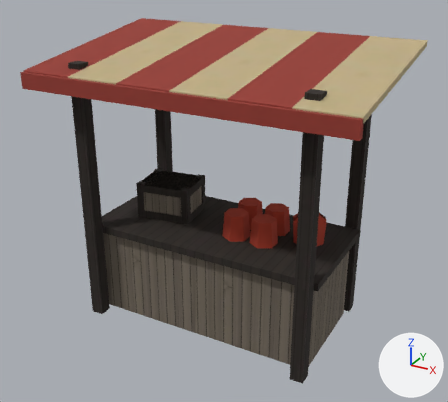
The glTF model saga-assets/world/web/market_stall_01.glb, before and after one commit.
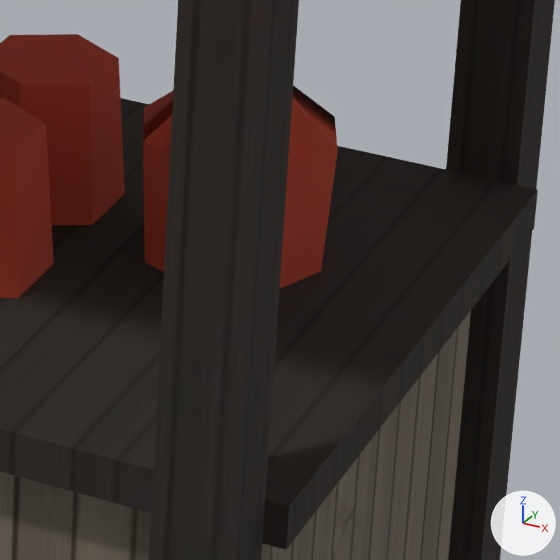
There are two pictures of each version: one whole from a 50 mm lens placed at (2.59, -4.71, 3.55), pointed at (0.02, -0.04, 1.22), one close up on the part from 60% to 81% of the width and 49% to 73% of the height. The axes (+X, +Y, +Z) are drawn at lower right. The lights are the same throughout. The older version's two pictures come first. Where no turn or scale is listed for an object, it has been applied to the vertices.

In view in the first close-up: 'market_stall_01'.
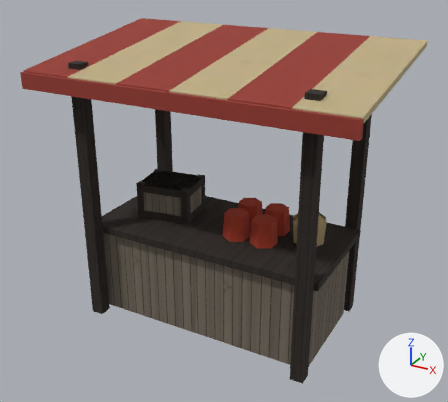
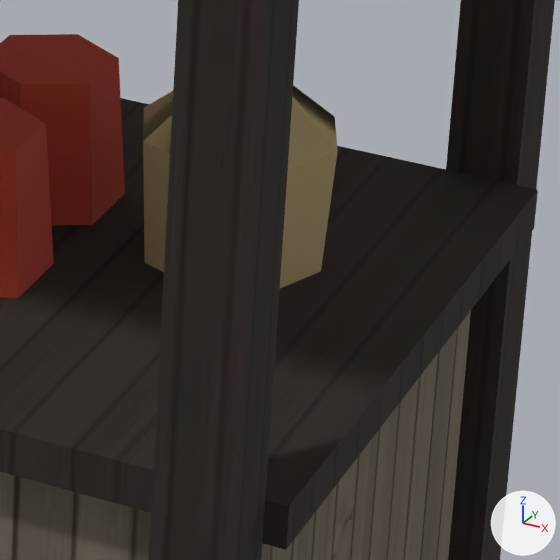
What differs and where, as boxes (x1, y1, x2, y2) in the close-ups (560 x 560 px):
'market_stall_01', surface changed (red to brown): (140, 87, 341, 291) in both

Edits to the bpy script that builds the scene:
```text
Add img_white_stucco_toon_003:
    img_white_stucco_toon_003 = load_image('white_stucco_toon.003', '_unpacked/white_stucco_toon.003', 256, 256, 'sRGB')
Change mat_white_stucco_003:
    mat_white_stucco_003.texture: img_white_stucco_toon_002 -> img_white_stucco_toon_003
```
